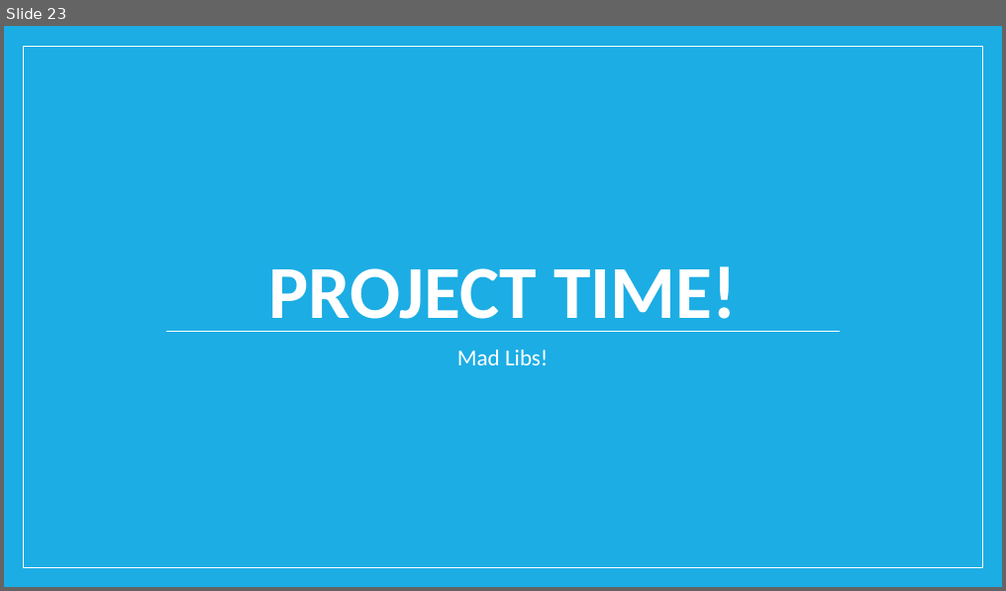
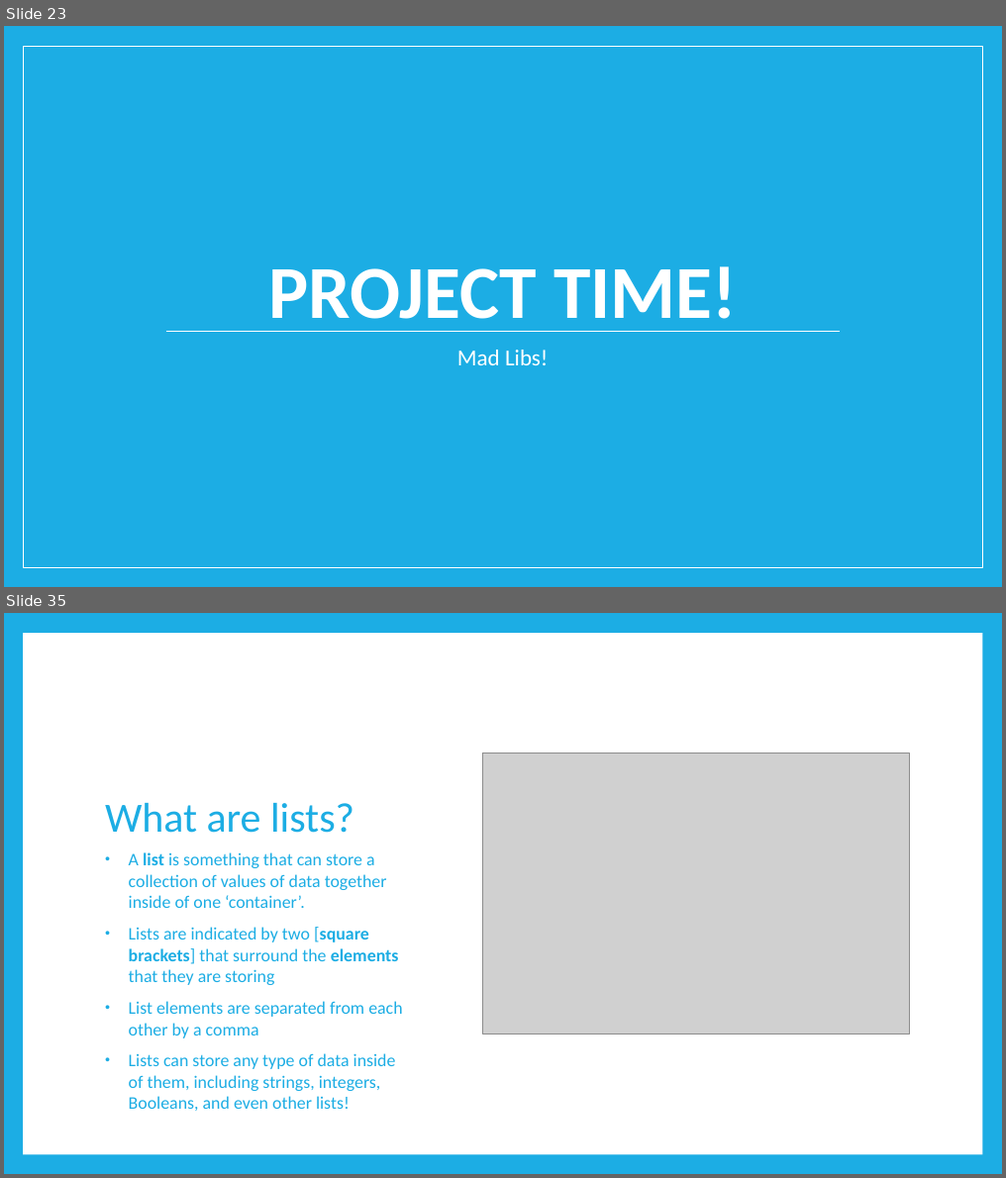
Before and after one commit to TristinSchlauch11/code-ninjas-python, a slide deck: Intro to Python.pptx. Shown one above the other, each under a label of ours: slide 23 before the commit, slides 23 and 35 after it; the slides between them are not shown. The pictures are 1006x591 and 1006x1178 pixels, drawn with LibreOffice and Linux fonts; fonts in the diff are those of the drawing; grey boxes stand for pictures. Boxes give left, top, right and bottom in pixels: in the first picture for what was removed or moved away, otherwise in the second. Text is boxed around its words. In the diff, an @@ line names an element or a change of style, - is before the commit and + after.

Commit message:
Updated up to and including Loops

```diff
--- a/Intro to Python.pptx
+++ b/Intro to Python.pptx
@@ slide 35 added at [4, 613, 1002, 1174], background #1CADE4 @@
@@ rectangle added at [23, 633, 982, 1155], fill #FFFFFF @@
@@ picture added at [483, 753, 910, 1034] @@
@@ title added at [105, 803, 354, 833], 40 pt, text #1CADE4 @@
+What are lists?
@@ text added at [129, 853, 402, 1111], 17 pt, text #1CADE4 @@
+• A list is something that can store a collection of values of data together inside of one ‘container’.
+• Lists are indicated by two [square brackets] that surround the elements that they are storing
+• List elements are separated from each other by a comma
+• Lists can store any type of data inside of them, including strings, integers, Booleans, and even other lists!
```
Also in this commit, not shown: 26 other slides added, 1 other file.
